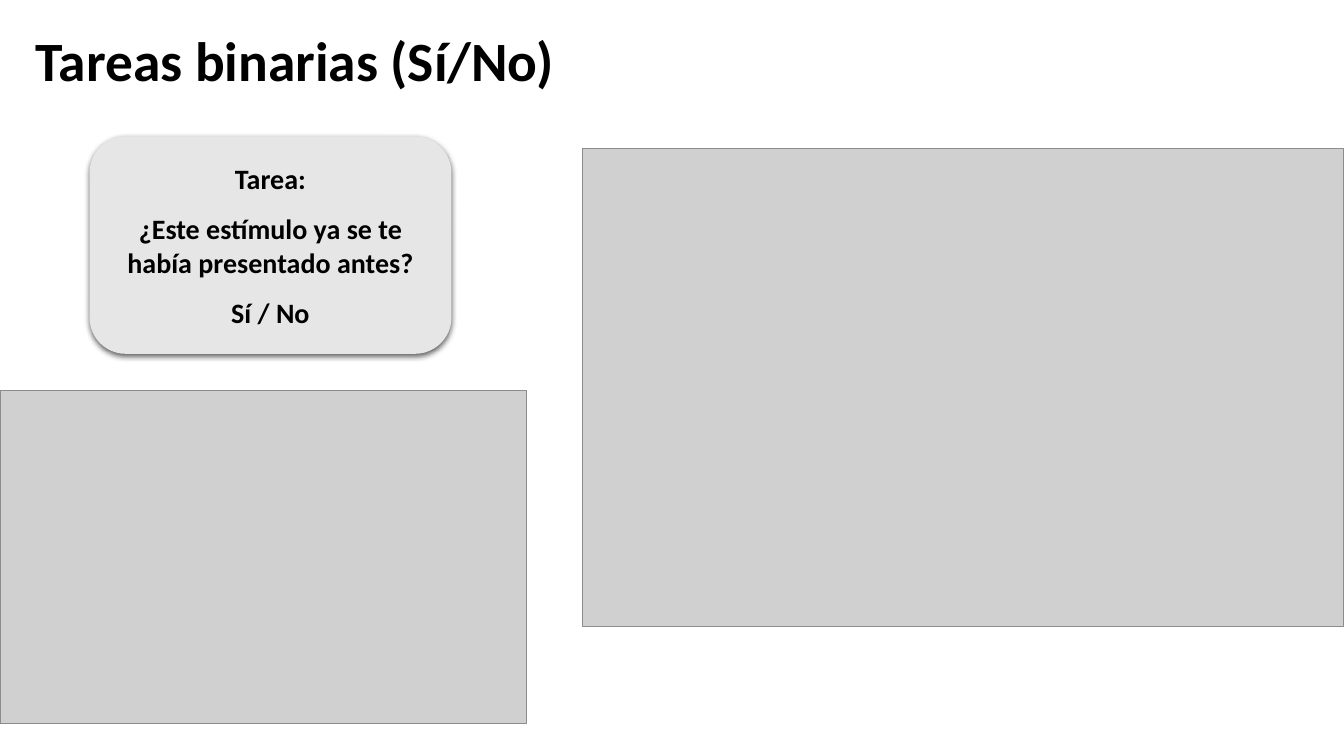
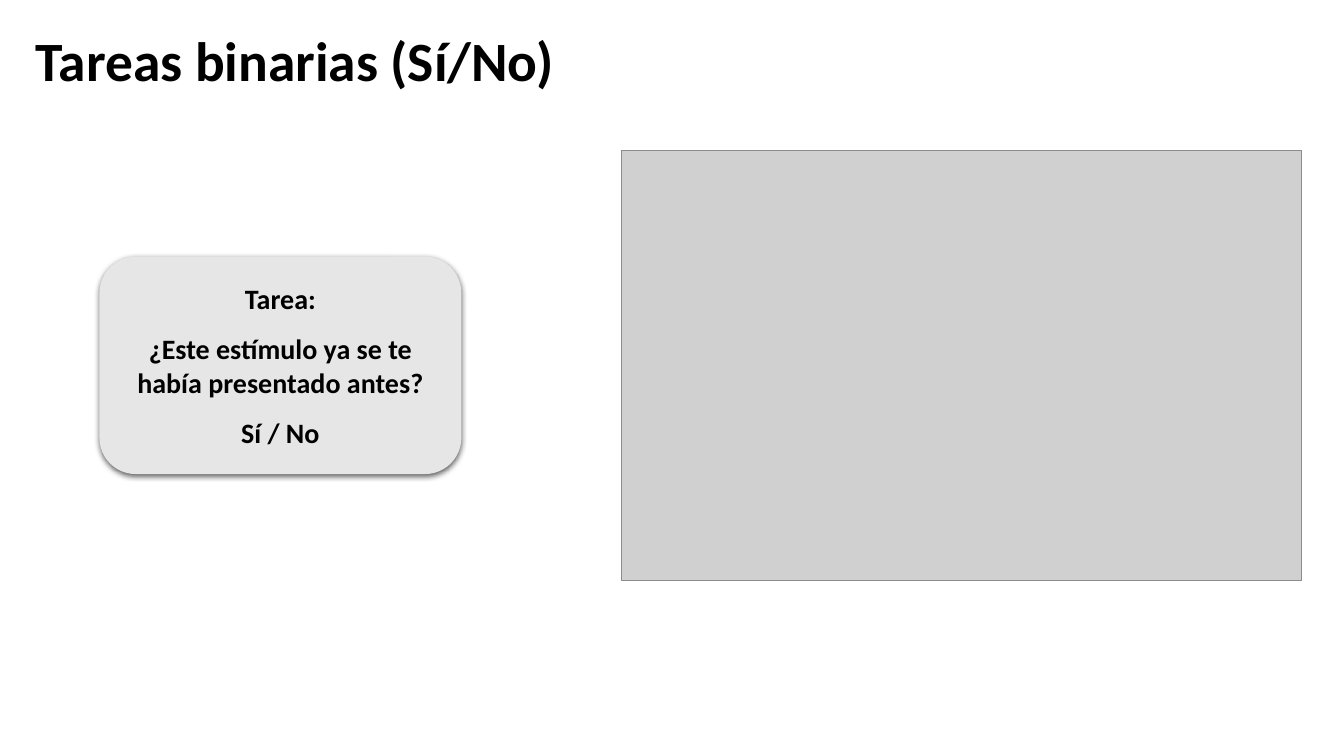
Before and after one commit to Adrifelcha/Adrifelcha, a slide deck: slide 16 of Tesis/Presentaciones/FINAL_Seminario.pptx (slide 21 before the commit). Drawn at 1344x756 pixels with LibreOffice and Linux fonts; fonts in the diff are those of the drawing; grey boxes stand for pictures. Boxes give left, top, right and bottom in pixels: in the first picture for what was removed or moved away, otherwise in the second. Text is boxed around its words. In the diff, an @@ line names an element or a change of style, - is before the commit and + after.

```diff
--- a/Tesis/Presentaciones/FINAL_Seminario.pptx
+++ b/Tesis/Presentaciones/FINAL_Seminario.pptx
@@ picture removed at (583, 149, 1344, 627) @@
@@ picture: place and size @@
-picture at (0, 390, 526, 724)
+picture at (621, 150, 1302, 581)
@@ rounded rectangle "Tarea:": place and size @@
-rounded rectangle "Tarea:" at (90, 136, 452, 354)
+rounded rectangle "Tarea:" at (100, 257, 462, 475)
```
Also in this commit, not shown: 13 other slides changed, 8 slides added, 17 slides removed, 1 other file.
